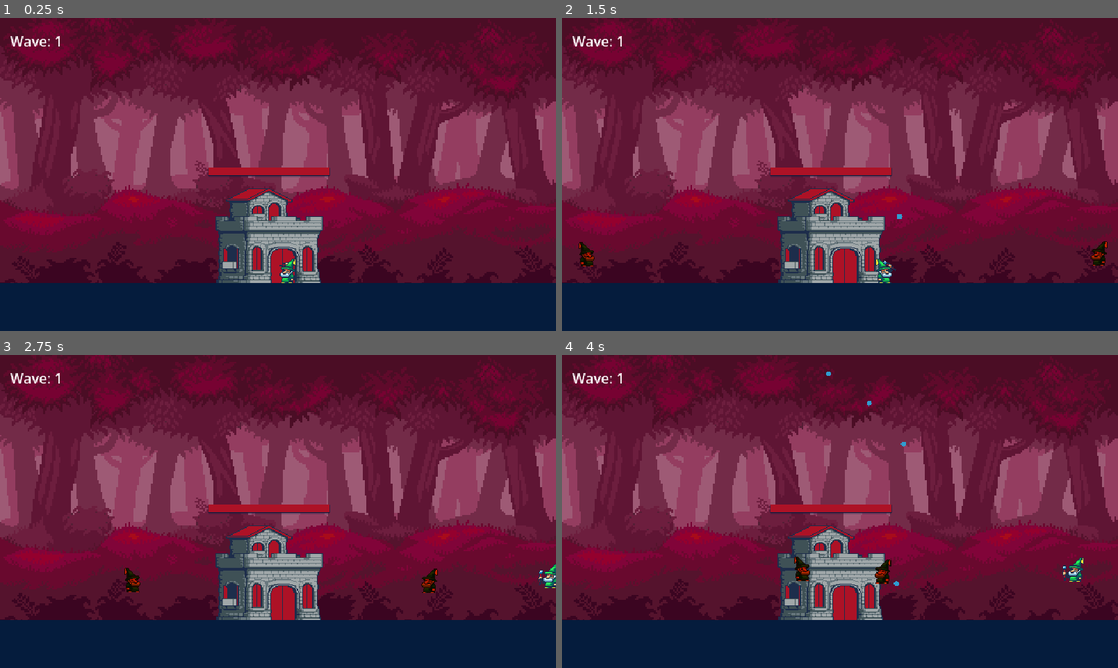
Above: before the commit, frames 1-4 (two rows, left to right).
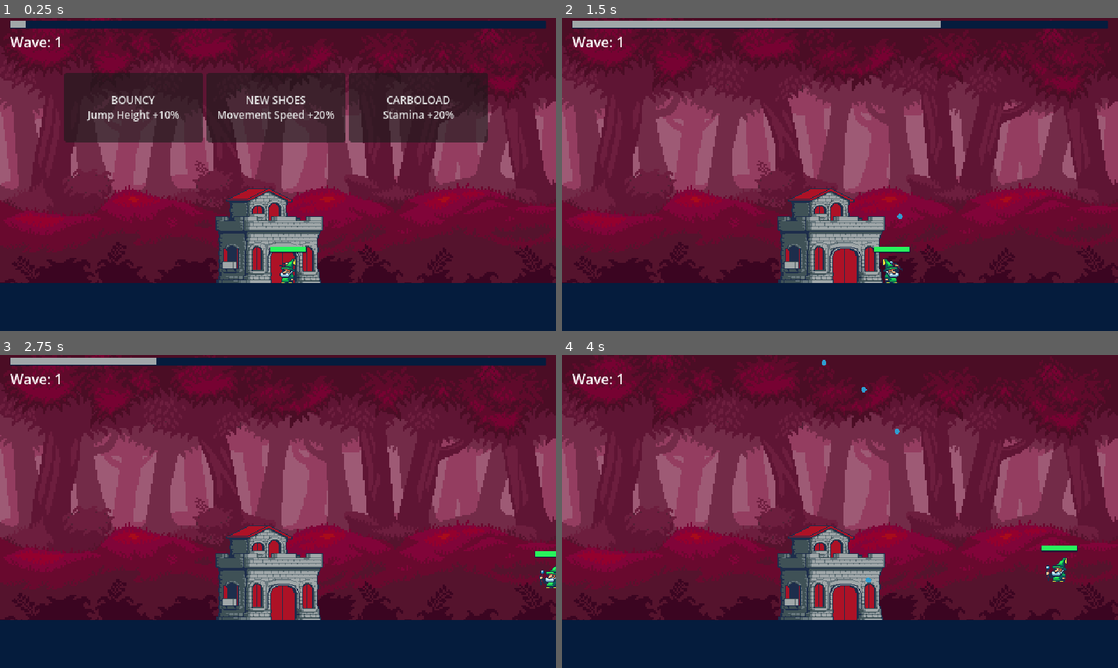
Above: after the commit, the same moments.

Repository: compactcola/dumpus-quest
Game: Godot game, scene res://Scenes/main.tscn
Same seed, same stepped clock (60 frames per second), same inputs: the game is played once before the commit and once after it.
Inputs (mouse positions are in pixels of both pictures, inside the frame that each line leads up to):
- Up to frame 1 (0.25 s): no input
- Up to frame 2 (1.5 s): click (840, 108) at 0.5 s, where only the run after the commit has a clickable "NEW SHOES Movement Speed +20%"; move the mouse to (962, 158) at 1.27 s; press the mouse at (962, 158) at 1.28 s; hold Right (right) from 1.28 s (still down)
- Up to frame 3 (2.75 s): keep holding Right (right); tap Space (jump) at 1.52, 1.82, 2.27, 2.3, 2.57 s; tap Shift (sprint) at 1.55, 2.1 s; move the mouse to (166, 527) at 2.02 s; release the mouse at (166, 527) at 2.03 s
- Up to frame 4 (4 s): move the mouse to (895, 442) at 2.77 s; release Right (right) at 2.78 s; press the mouse at (895, 442) at 2.78 s; hold A (left) 2.78-3.53 s; tap Space (jump) at 2.85, 3.77 s; move the mouse to (812, 574) at 3.52 s; release the mouse at (812, 574) at 3.53 s; hold Right (right) from 3.53 s (still down); click (812, 574) at 3.6 s; tap Shift (sprint) at 3.8 s

The runs differ from the first frame. In frame 1, 20% of the frame differs, in the area x 1-99%, y 0-76%; in frame 2, 3.9%; in frame 3, 3.7%; in frame 4, 1.7%.

Commit message:
its almost a game!

Diff:
--- a/Scenes/homing_bullet.tscn
+++ b/Scenes/homing_bullet.tscn
@@ -5,6 +5,9 @@
 
 [sub_resource type="CircleShape2D" id="CircleShape2D_0s35j"]
 radius = 3.0
+
+[sub_resource type="CircleShape2D" id="CircleShape2D_ra2i3"]
+radius = 23.0
 
 [node name="HomingBullet" type="Area2D" unique_id=864879883]
 script = ExtResource("1_0s35j")
@@ -15,3 +18,11 @@
 [node name="Circle" type="Sprite2D" parent="." unique_id=1482554024]
 scale = Vector2(0.1875, 0.1875)
 texture = ExtResource("1_uj3q4")
+
+[node name="Area2D" type="Area2D" parent="." unique_id=1441867820]
+collision_mask = 3
+
+[node name="CollisionShape2D" type="CollisionShape2D" parent="Area2D" unique_id=1366488053]
+shape = SubResource("CircleShape2D_ra2i3")
+
+[connection signal="body_entered" from="Area2D" to="." method="_on_area_2d_body_entered"]
--- a/Scenes/main.tscn
+++ b/Scenes/main.tscn
@@ -8,6 +8,26 @@
 
 [sub_resource type="RectangleShape2D" id="RectangleShape2D_ra2i3"]
 size = Vector2(958, 57)
+
+[sub_resource type="StyleBoxFlat" id="StyleBoxFlat_kry3j"]
+bg_color = Color(0.019607844, 0.10980392, 0.23921569, 1)
+border_width_left = 4
+border_width_top = 4
+border_width_right = 4
+border_width_bottom = 4
+border_color = Color(0.019607844, 0.10980392, 0.23921569, 1)
+shadow_color = Color(0.019607844, 0.10980392, 0.23921569, 1)
+shadow_size = 1
+shadow_offset = Vector2(0.08, 0.755)
+
+[sub_resource type="StyleBoxFlat" id="StyleBoxFlat_21xkr"]
+bg_color = Color(0.627451, 0.654902, 0.6627451, 1)
+
+[sub_resource type="StyleBoxFlat" id="StyleBoxFlat_6bp64"]
+bg_color = Color(0.6, 0.6, 0.6, 0)
+
+[sub_resource type="RectangleShape2D" id="RectangleShape2D_g4gaj"]
+size = Vector2(20, 316)
 
 [node name="Main" type="Node2D" unique_id=1868022394]
 script = ExtResource("1_21xkr")
@@ -35,6 +55,7 @@
 
 [node name="Player" parent="." unique_id=13518905 instance=ExtResource("1_jjgbg")]
 position = Vector2(331, 287)
+collision_layer = 4
 
 [node name="House" parent="." unique_id=1419494048 instance=ExtResource("4_jjvhh")]
 position = Vector2(309, 241)
@@ -53,7 +74,7 @@
 anchors_preset = 10
 anchor_right = 1.0
 offset_left = 12.0
-offset_top = 2.0
+offset_top = 3.0
 offset_right = -12.0
 offset_bottom = 52.0
 grow_horizontal = 2
@@ -62,7 +83,70 @@
 unique_name_in_owner = true
 layout_mode = 2
 text = "Wave 1
-Coins 0"
+"
+
+[node name="TimerBar" type="ProgressBar" parent="HUD/MarginContainer" unique_id=802520090]
+unique_name_in_owner = true
+layout_mode = 2
+theme_override_styles/background = SubResource("StyleBoxFlat_kry3j")
+theme_override_styles/fill = SubResource("StyleBoxFlat_21xkr")
+value = 100.0
+show_percentage = false
+
+[node name="UpgradeMenu" type="PanelContainer" parent="HUD" unique_id=1711142163]
+unique_name_in_owner = true
+visible = false
+offset_left = 42.0
+offset_top = 63.0
+offset_right = 594.0
+offset_bottom = 143.0
+theme_override_styles/panel = SubResource("StyleBoxFlat_6bp64")
+
+[node name="ChoicesGrid" type="HBoxContainer" parent="HUD/UpgradeMenu" unique_id=918445626]
+unique_name_in_owner = true
+layout_mode = 2
+alignment = 1
+
+[node name="GameOver" type="Panel" parent="HUD" unique_id=908206449]
+unique_name_in_owner = true
+visible = false
+anchors_preset = 15
+anchor_right = 1.0
+anchor_bottom = 1.0
+grow_horizontal = 2
+grow_vertical = 2
+
+[node name="Label" type="Label" parent="HUD/GameOver" unique_id=1475999993]
+layout_mode = 1
+anchors_preset = 8
+anchor_left = 0.5
+anchor_top = 0.5
+anchor_right = 0.5
+anchor_bottom = 0.5
+offset_left = -107.0
+offset_top = -24.5
+offset_right = 107.0
+offset_bottom = 24.5
+grow_horizontal = 2
+grow_vertical = 2
+text = "GAME OVER
+DUMPUS HOUSE EXPLODED"
+horizontal_alignment = 1
+vertical_alignment = 1
 
 [node name="EnemyContainer" type="Node2D" parent="." unique_id=708141240]
 unique_name_in_owner = true
+
+[node name="StaticBody2D" type="StaticBody2D" parent="." unique_id=116120062]
+
+[node name="CollisionShape2D" type="CollisionShape2D" parent="StaticBody2D" unique_id=631795628]
+position = Vector2(-10, 150)
+shape = SubResource("RectangleShape2D_g4gaj")
+one_way_collision = true
+one_way_collision_direction = Vector2(-1, 0)
+
+[node name="CollisionShape2D3" type="CollisionShape2D" parent="StaticBody2D" unique_id=222321109]
+position = Vector2(651, 156)
+shape = SubResource("RectangleShape2D_g4gaj")
+one_way_collision = true
+one_way_collision_direction = Vector2(1, 0)
--- a/Scripts/Global.gd
+++ b/Scripts/Global.gd
@@ -1,6 +1,11 @@
 extends Node
 
-signal wave_changed(new_wave:int)
+signal wave_changed(new_wave)
+signal wave_countdown_updated(time_left, max_time)
+
+signal show_upgrade_choices(choices)
+signal upgrade_selected()
+signal upgrade(upgrade_id)
 
 var spawn_left: Vector2
 var spawn_right: Vector2
@@ -11,6 +16,27 @@
 
 var wave = 0
 var wave_spawning = false
+var waves_paused = true
+
+@export var spawn_delay = 0.5
+@export var wave_delay = 3.0
+
+var upgrade_pool: Array[Dictionary] = [
+	{"id": "move speed", "name": "NEW SHOES", "desc": "Movement Speed +20%"},
+	{"id": "cast speed", "name": "SPRAY N' PRAY", "desc": "Casting Speed +25%"},
+	{"id": "spell damage", "name": "HIGH-CALIBER MAGIC", "desc": "Spell Damage +30%"},
+	{"id": "jump height", "name": "BOUNCY", "desc": "Jump Height +10%"},
+	{"id": "stamina", "name": "CARBOLOAD", "desc": "Stamina +20%"}
+]
+
+func apply_upgrade(upgrade_id):
+	print("selecting upgrade...")
+	print(upgrade_id)
+
+	## add later to actually apply upgrade
+	upgrade.emit(upgrade_id)
+
+	upgrade_selected.emit()
 
 func register_spawn_points(left, right):
 	spawn_left = left
@@ -33,17 +59,38 @@
 		return is_instance_valid(enemy))
 
 	if enemies.is_empty() and not wave_spawning:
-		wave_spawning = true
 		spawn_wave()
 
 func spawn_wave():
 	print("Spawning wave...")
+	wave_spawning = true
 	wave += 1
 	wave_changed.emit(wave)
 
+	## upgrades!
+	var avaliable_pool = upgrade_pool.duplicate()
+	avaliable_pool.shuffle()
+	var chosen_three = avaliable_pool.slice(0,3)
+
+	show_upgrade_choices.emit(chosen_three)
+	waves_paused = true
+	await upgrade_selected
+
+	## time between waves behavior
+	var time_left = wave_delay
+	while time_left > 0:
+		wave_countdown_updated.emit(time_left, wave_delay)
+		await get_tree().process_frame
+		time_left -= get_process_delta_time()
+		waves_paused = false
+	wave_countdown_updated.emit(0.0, wave_delay)
+
 	for i in range(wave):
 		spawn_enemy(spawn_left)
+		await get_tree().create_timer(spawn_delay * randf_range(0.25,1.75)).timeout
+
 		spawn_enemy(spawn_right)
+		await get_tree().create_timer(spawn_delay* randf_range(0.25,1.75)).timeout
 
 	wave_spawning = false
 
@@ -52,8 +99,23 @@
 
 	if enemy_parent_node != null:
 		var new_enemy = ENEMY.instantiate()
+
+		if randf() > 0.66:
+			new_enemy.is_flying = true
+
 		enemies.append(new_enemy)
 		enemy_parent_node.add_child(new_enemy)
-		new_enemy.global_position = enemy_position
-	else:
-		breakpoint
+
+		if new_enemy.is_flying == true:
+			new_enemy.global_position.x = enemy_position.x
+			new_enemy.global_position.y = enemy_position.y - randf_range(4, 128)
+		else:
+			new_enemy.global_position = enemy_position
+
+func game_over():
+	%GameOver.show() ## explodes for some reason?
+
+	get_tree().paused = true
+	get_tree().create_timer(3.0).timeout
+
+	get_tree().change_scene_to_file("res://Scenes/main.tscn")
--- a/Scripts/bullet.gd
+++ b/Scripts/bullet.gd
@@ -2,6 +2,8 @@
 
 const SPEED := 400
 const RANGE := 500
+
+var damage = 1.0
 
 var travel_dist = 0.0
 
@@ -17,4 +19,4 @@
 	queue_free()
 
 	if body.has_method("take_damage"):
-		body.take_damage()
+		body.take_damage(damage)
--- a/Scripts/enemy.gd
+++ b/Scripts/enemy.gd
@@ -5,7 +5,7 @@
 
 var health = 5
 var speed = 100
-var is_flying = true
+var is_flying = false
 
 func _physics_process(delta):
 	var direction = (house.position - global_position).normalized()
@@ -23,7 +23,7 @@
 
 	move_and_slide()
 
-func take_damage():
-	health -= 1
+func take_damage(damage):
+	health -= damage
 	if health <= 0:
 		queue_free()
--- a/Scripts/homing_bullet.gd
+++ b/Scripts/homing_bullet.gd
@@ -2,14 +2,27 @@
 
 var speed := 200.0
 var direction: Vector2 = Vector2.ZERO
+var target = null
 
 func _physics_process(delta):
-	var mouse_pos = get_global_mouse_position()
-
-	if position != mouse_pos:
-		direction = (mouse_pos - global_position).normalized()
+	if target != null:
+		direction = (target.global_position - global_position).normalized()
+	else:
+		direction = transform.x
 
 	position += direction * speed * delta
 
 	if speed <= 400.0:
 		speed += 20.0
+
+func _on_body_entered(body):
+	queue_free()
+
+	if body.has_method("take_damage"):
+		body.take_damage()
+
+func _on_area_2d_body_entered(body):
+	if target == null:
+		pass
+	else:
+		target = body
--- a/Scripts/house.gd
+++ b/Scripts/house.gd
@@ -8,4 +8,14 @@
 		health -= 10 * delta * overlapping_mobs.size()
 
 	%HouseHealth.value = health
-	health += 1 * delta
+
+	if Global.waves_paused == false:
+		health += 1 * delta
+
+	if health >= 99.0:
+		%HouseHealth.hide()
+	else:
+		%HouseHealth.show()
+
+	if health <= 0.0:
+		Global.game_over()
--- a/Scripts/main.gd
+++ b/Scripts/main.gd
@@ -6,8 +6,42 @@
 	Global.register_spawn_points(spawn_left, spawn_right)
 	Global.register_enemy_container(%EnemyContainer)
 
+	Global.show_upgrade_choices.connect(_on_show_upgrade_choices)
 	Global.wave_changed.connect(_on_wave_changed)
+	Global.wave_countdown_updated.connect(_on_wave_countdown_updated)
+
 	%Label.text = "Wave: " + str(Global.wave)
+	%TimerBar.hide()
 
-func _on_wave_changed(new_wave: int):
+func _on_wave_changed(new_wave):
 	%Label.text = "Wave: " + str(new_wave)
+
+	%TimerBar.show()
+	%TimerBar.value = Global.wave_delay
+
+func _on_wave_countdown_updated(time_left, max_time):
+	if time_left <= 0.0:
+		%TimerBar.hide()
+	else:
+		var percentage = (time_left / max_time) * 100.0
+		%TimerBar.value = percentage
+
+func _on_show_upgrade_choices(choices):
+	for child in %ChoicesGrid.get_children():
+		child.queue_free()
+
+	%UpgradeMenu.show()
+
+	for upgrade_data in choices:
+		var btn = Button.new()
+
+		btn.text = upgrade_data["name"] + "\n\n" + upgrade_data["desc"]
+		btn.custom_minimum_size = Vector2(160,80)
+		btn.add_theme_font_size_override("font_size", 12)
+
+		btn.pressed.connect(func():
+			%UpgradeMenu.hide()
+			%TimerBar.show()
+			Global.apply_upgrade(upgrade_data["id"])
+		)
+		%ChoicesGrid.add_child(btn)
--- a/Scripts/player.gd
+++ b/Scripts/player.gd
@@ -2,14 +2,26 @@
 
 @onready var anim_player = %DumpusBody
 
-const SPEED = 200.0
-const JUMP_VELOCITY = -300.0
+var speed = 200.0
+var jump_velocity = -300.0
 const UP_DIRECTION := Vector2.UP
 
 var stamina = 100.0
 var regen_stamina = false
 var stamina_regen_delay = 0.0
 var sprint_speed = 1.0
+
+func _ready():
+	Global.upgrade.connect(_on_upgrade)
+
+func _on_upgrade(upgrade):
+	match upgrade:
+		"move speed":
+			speed += speed * 0.2
+		"jump height":
+			jump_velocity += jump_velocity * 0.1
+		"stamina":
+			stamina += stamina * 0.2
 
 func _physics_process(delta):
 
@@ -33,14 +45,14 @@
 
 	# JUMPING
 	if Input.is_action_just_pressed("jump") and is_on_floor():
-		velocity.y = JUMP_VELOCITY
+		velocity.y = jump_velocity
 
 	# MOVEMENT
 	%StaminaBar.value = stamina
 
 	if Input.is_action_pressed("sprint") and stamina > 0:
+		stamina -= 95.0 * delta
 		sprint_speed = 1.5
-		stamina -= 95.0 * delta
 		stamina_regen_delay = 1.0
 	else:
 		sprint_speed = 1.0
@@ -50,16 +62,14 @@
 		else:
 			stamina += 50.0 * delta
 
-	if stamina < 100.0:
-		%StaminaBar.show()
-	else:
-		%StaminaBar.hide()
+	%StaminaBar.show()
+
 
 	var direction = Input.get_axis("left", "right")
 	if direction:
-		velocity.x = direction * SPEED * sprint_speed
+		velocity.x = direction * speed * sprint_speed
 	else:
-		velocity.x = move_toward(velocity.x, 0, SPEED)
+		velocity.x = move_toward(velocity.x, 0, speed)
 	move_and_slide()
 
 	var is_falling = velocity.y > 0.0 and not is_on_floor()
--- a/Scripts/staff.gd
+++ b/Scripts/staff.gd
@@ -8,7 +8,18 @@
 var can_shoot = true
 var can_swing = true
 var shoot_delay = 2.0
+var shot_damage = 1.0
 var i = 0.0
+
+func _ready():
+	Global.upgrade.connect(_on_upgrade)
+
+func _on_upgrade(upgrade):
+	match upgrade:
+		"cast speed":
+			shoot_delay -= shoot_delay * 0.25
+		"spell damage":
+			shot_damage += shot_damage * 0.30
 
 func _process(delta):
 	var mouse_pos = get_global_mouse_position()
@@ -36,11 +47,11 @@
 		pass
 		##animation_player.queue("idle")
 
-
 func shoot():
 	var new_bullet = BULLET.instantiate()
 
 	get_tree().root.add_child(new_bullet)
 
+	new_bullet.damage = shot_damage
 	new_bullet.global_position = %ShootingPoint.global_position
 	new_bullet.global_rotation = %ShootingPoint.global_rotation
